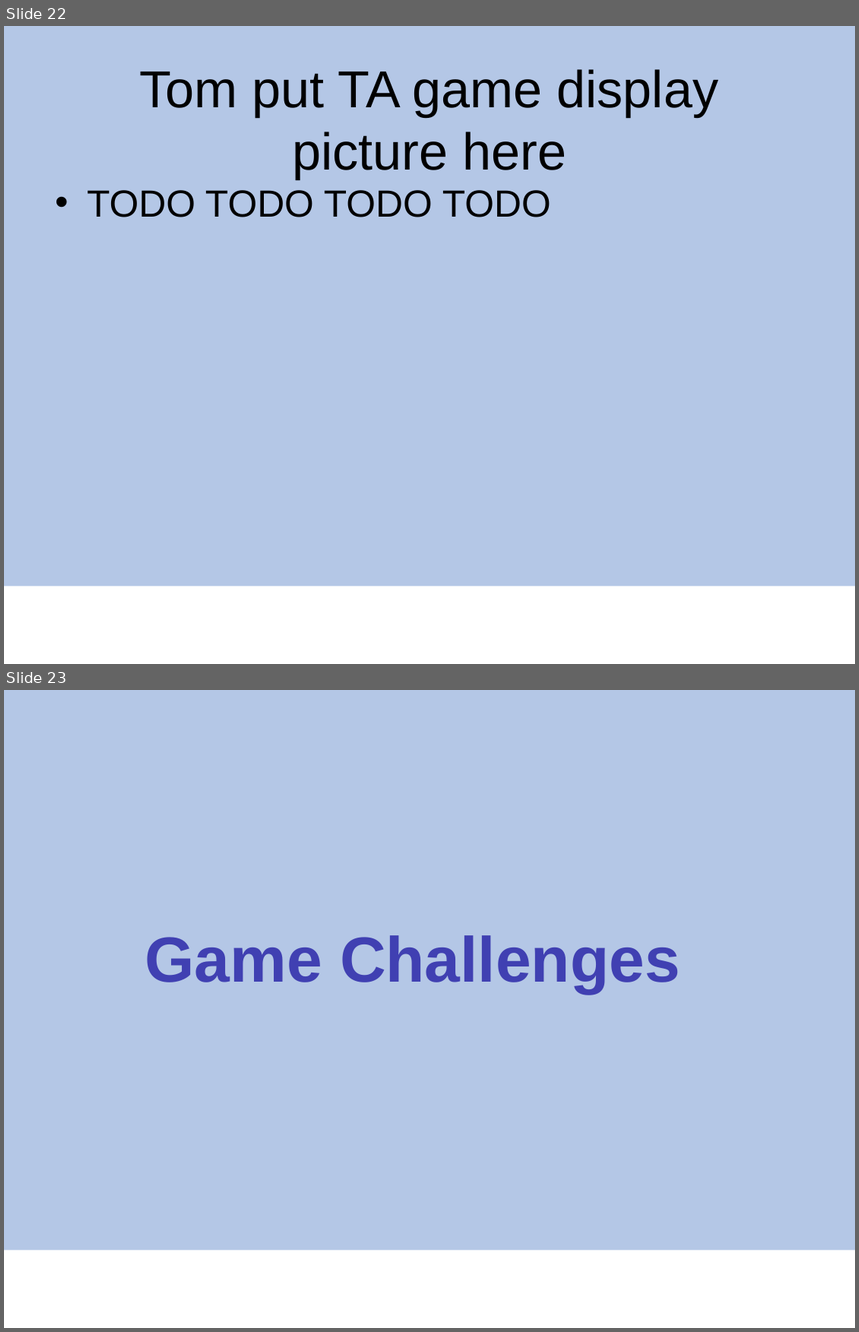
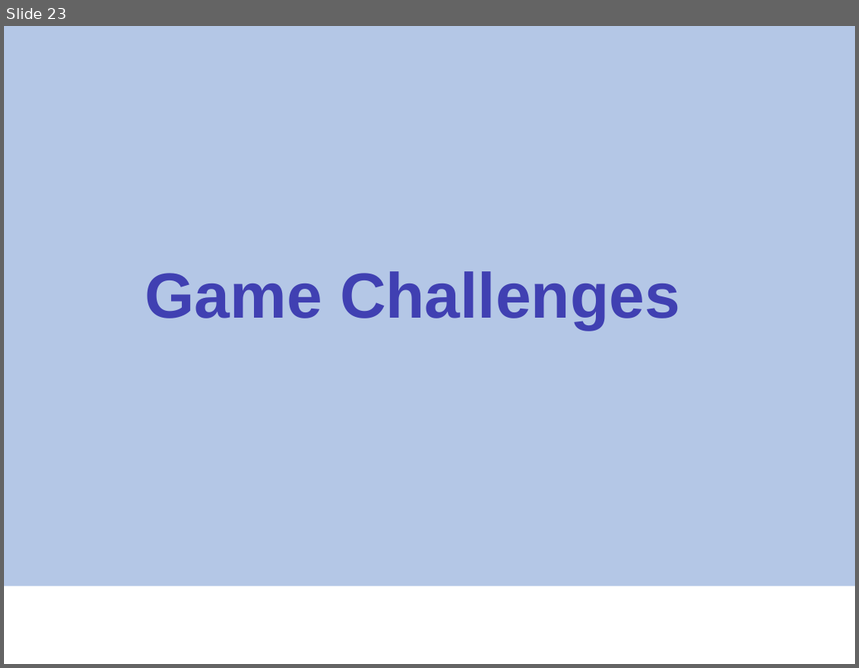
Before and after one commit to toh5148/psh_sp16_cmpsc488_flaggers, a slide deck: Presentation Materials/Capstone Presentation.pptx. Shown one above the other, each under a label of ours: slides 22 and 23 before the commit, slide 23 after it. The pictures are 859x1332 and 859x668 pixels, drawn with LibreOffice and Linux fonts; fonts in the diff are those of the drawing; background and template pictures are left out. Boxes give left, top, right and bottom in pixels: in the first picture for what was removed or moved away, otherwise in the second. Text is boxed around its words. In the diff, an @@ line names an element or a change of style, - is before the commit and + after.

```diff
--- a/Presentation Materials/Capstone Presentation.pptx
+++ b/Presentation Materials/Capstone Presentation.pptx
@@ slide 22 removed at <box>4,26,855,664</box>, background #FFFFFF; not listed: 1 template element that a slide beside it also shows @@
@@ title removed at <box>140,69,718,180</box> @@
-Tom put TA game display picture here
@@ text removed at <box>87,190,551,218</box> @@
-• TODO TODO TODO TODO
```
Also in this commit, not shown: 2 slides added, 1 other slide removed, 5 other files.
